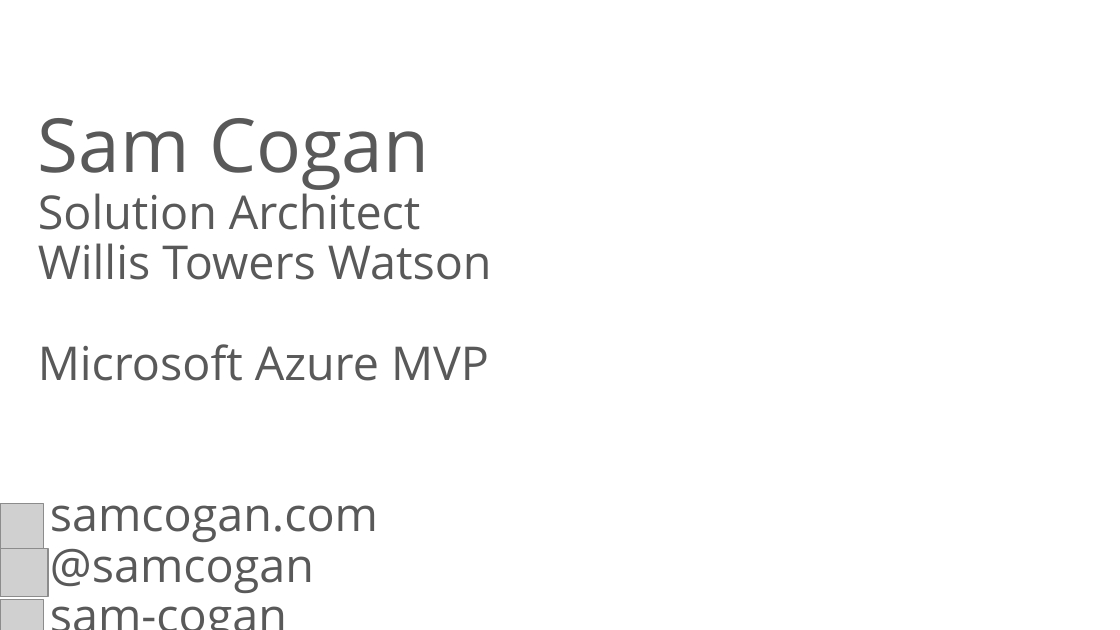
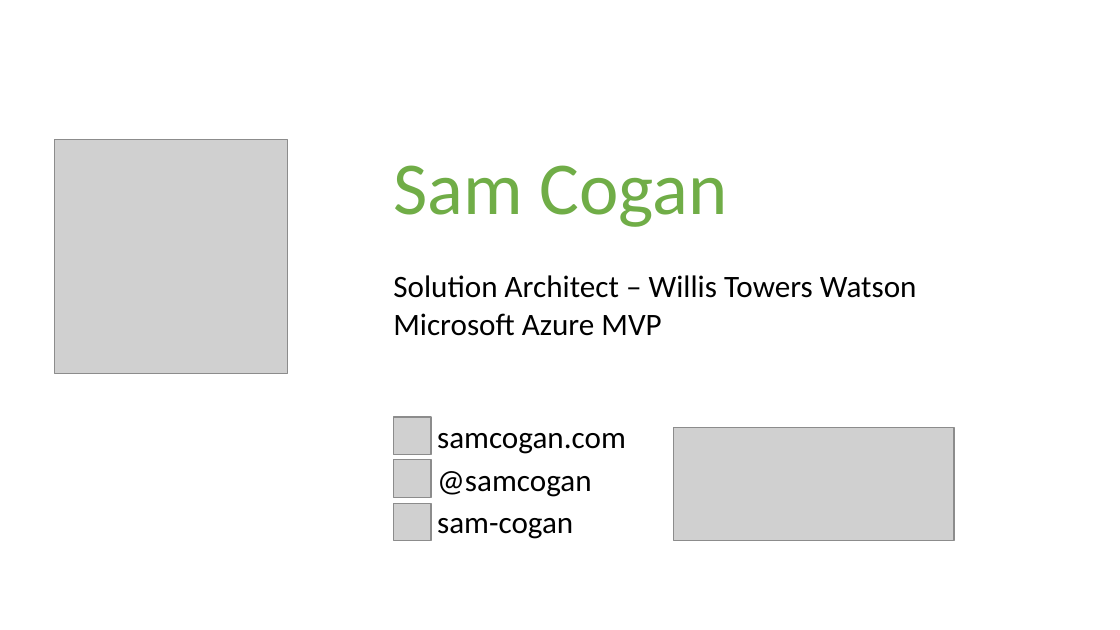
Before and after one commit to sam-cogan/sessions, a slide deck: slide 2 of sqlAgent/PASS-SQL19_PPT_Vorlage.pptx. Drawn at 1120x630 pixels with LibreOffice and Linux fonts; fonts in the diff are those of the drawing; grey boxes stand for pictures; background and template pictures are left out. Boxes give left, top, right and bottom in pixels: in the first picture for what was removed or moved away, otherwise in the second. Text is boxed around its words. In the diff, an @@ line names an element or a change of style, - is before the commit and + after.

```diff
--- a/sqlAgent/PASS-SQL19_PPT_Vorlage.pptx
+++ b/sqlAgent/PASS-SQL19_PPT_Vorlage.pptx
@@ picture added at (55,140,288,373) @@
@@ text at (393,165,917,336): text changed; size 30 to 20 pt; font Open Sans to Calibri; text colour #595959 to #000000 @@
-Sam Cogan
-Solution Architect
-Willis Towers Watson
-Microsoft Azure MVP
-samcogan.com
-@samcogan
-sam-cogan
+Sam Cogan
+Solution Architect – Willis Towers Watson
+Microsoft Azure MVP
@@ picture added at (393,417,431,455) @@
@@ text added at (437,433,626,454), 20 pt, text #000000 @@
+samcogan.com
@@ picture added at (674,428,954,541) @@
@@ picture added at (393,460,431,498) @@
@@ text added at (437,471,592,497), 20 pt, text #000000 @@
+@samcogan
@@ picture removed at (0,504,44,549) @@
@@ picture added at (394,503,431,540) @@
@@ text added at (437,518,573,539), 20 pt, text #000000 @@
+sam-cogan
@@ picture removed at (0,548,48,596) @@
@@ picture removed at (0,599,44,630) @@
```
Also in this commit, not shown: 3 other slides changed, 1 slide added, 1 other file.
